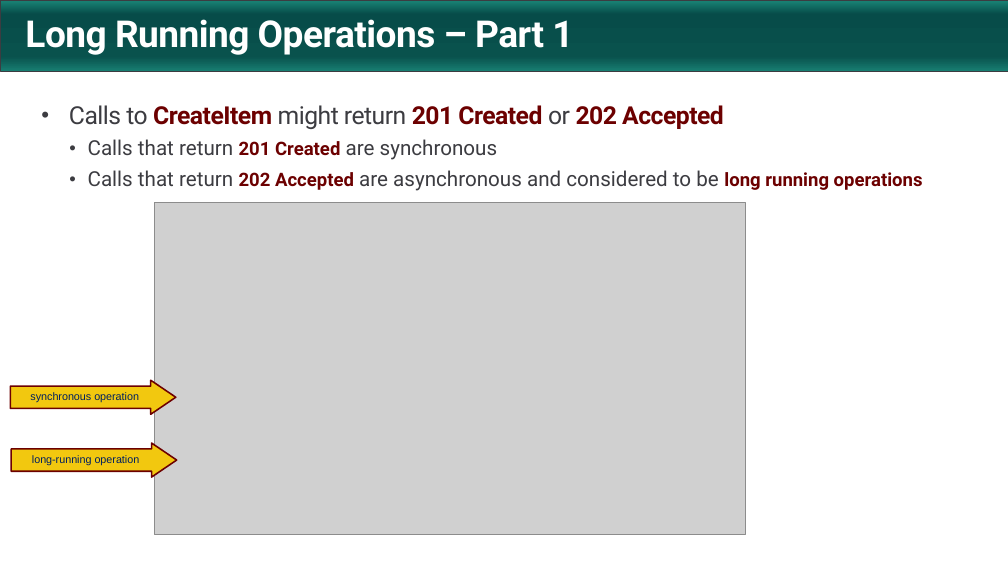
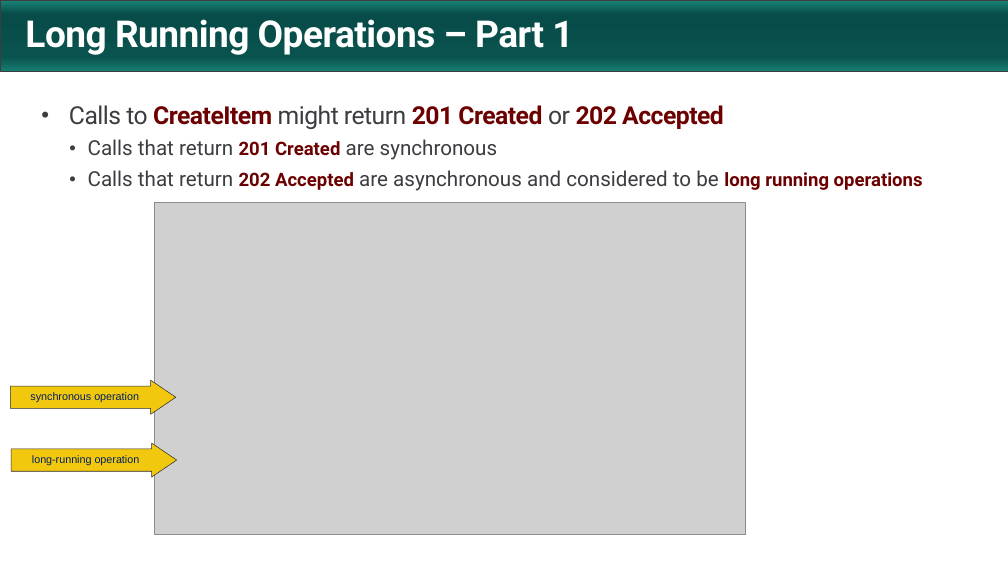
Before and after one commit to PowerBiDevCamp/FabricUserApiDemo, a slide deck: slide 27 of Getting Started.pptx. Drawn at 1008x567 pixels with LibreOffice and Linux fonts; fonts in the diff are those of the drawing; grey boxes stand for pictures; background and template pictures are left out. Boxes give left, top, right and bottom in pixels: in the first picture for what was removed or moved away, otherwise in the second. Text is boxed around its words. In the diff, an @@ line names an element or a change of style, - is before the commit and + after.

```diff
--- a/Getting Started.pptx
+++ b/Getting Started.pptx
@@ right arrow "synchronous operation" at <box>10,380,176,414</box>: outline #6C0000 1.5 pt to #2D2D31 0.5 pt @@
@@ right arrow "long-running operation" at <box>11,443,176,477</box>: outline #6C0000 1.5 pt to #2D2D31 0.5 pt @@
```
Also in this commit, not shown: 12 other slides changed, 1 slide added.
